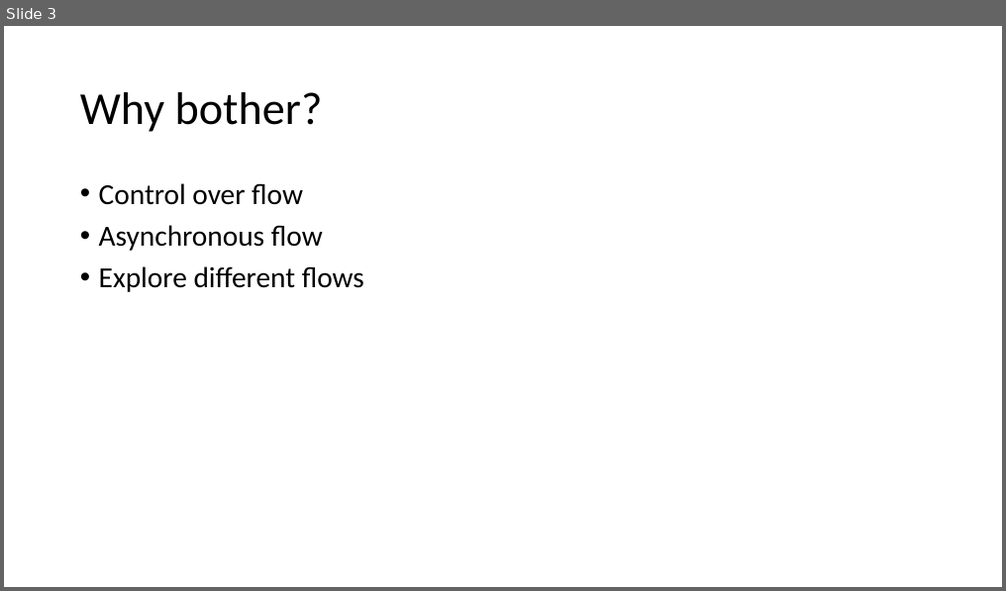
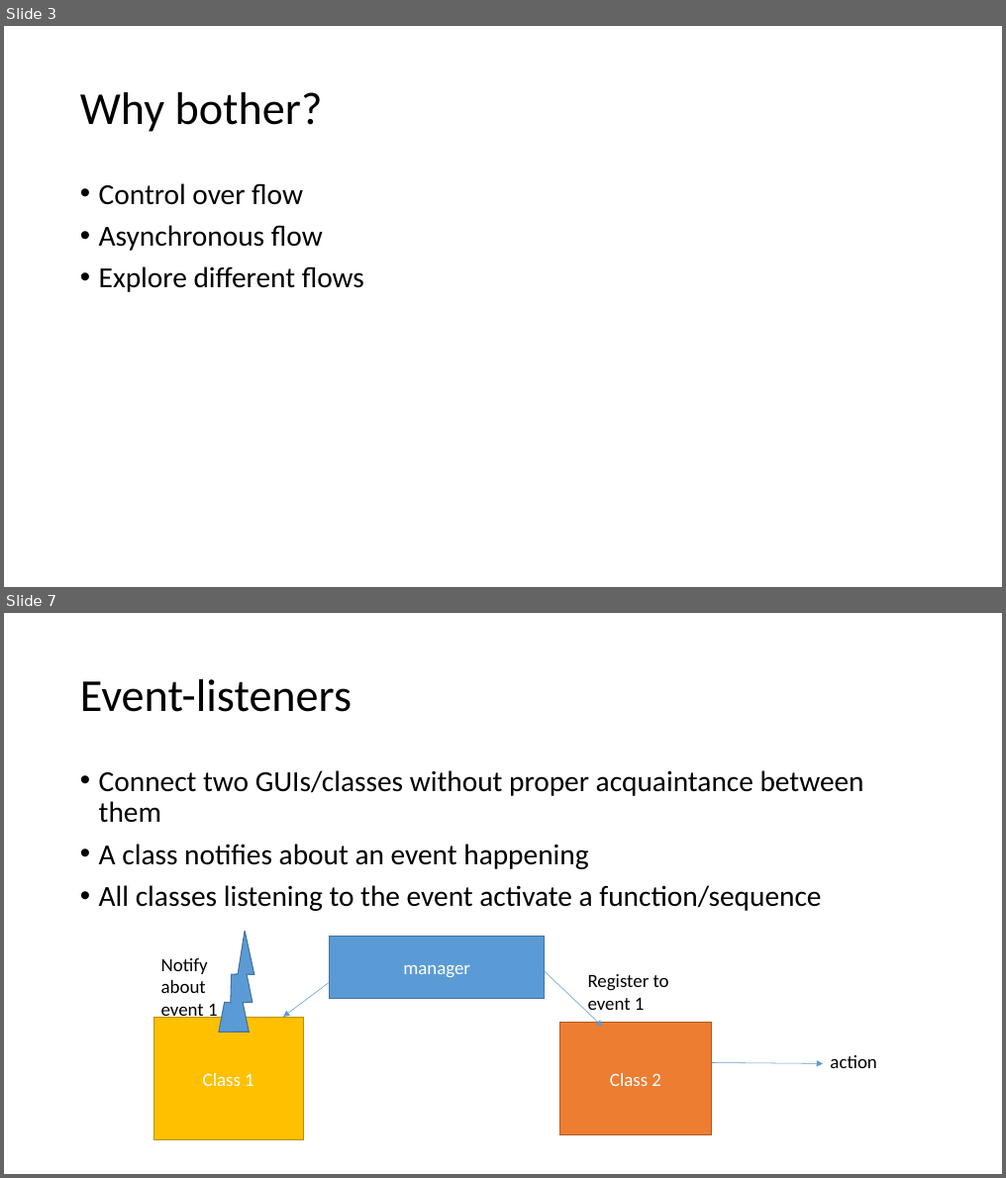
Before and after one commit to zhaENS/Project, a slide deck: Documents/lab Meetings/23-06-15/MatlabGUI.pptx. Shown one above the other, each under a label of ours: slide 3 before the commit, slides 3 and 7 after it; the slides between them are not shown. The pictures are 1006x591 and 1006x1178 pixels, drawn with LibreOffice and Linux fonts; fonts in the diff are those of the drawing. Boxes give left, top, right and bottom in pixels: in the first picture for what was removed or moved away, otherwise in the second. Text is boxed around its words. In the diff, an @@ line names an element or a change of style, - is before the commit and + after.

```diff
--- a/Documents/lab Meetings/23-06-15/MatlabGUI.pptx
+++ b/Documents/lab Meetings/23-06-15/MatlabGUI.pptx
@@ slide 7 added at [4, 613, 1002, 1174], background #FFFFFF @@
@@ title added at [80, 679, 351, 712], 44 pt, text #000000 @@
+Event-listeners
@@ text added at [99, 770, 864, 911], 28 pt, text #000000 @@
+• Connect two GUIs/classes without proper acquaintance between them
+• A class notifies about an event happening
+• All classes listening to the event activate a function/sequence
@@ lightning bolt added at [188, 931, 295, 1047], fill #5B9BD5, outline #43739E 1 pt @@
@@ rectangle added at [330, 936, 545, 998], fill #5B9BD5, outline #43739E 1 pt, 18 pt, text #FFFFFF @@
+manager
@@ text added at [161, 959, 218, 1022], 18 pt, text #000000 @@
+Notify about event 1
@@ arrow added from (330, 982) to (283, 1017), #5B9BD5 0.5 pt @@
@@ arrow added from (545, 971) to (603, 1027), #5B9BD5 0.5 pt @@
@@ text added at [588, 974, 669, 1015], 18 pt, text #000000 @@
+Register to event 1
@@ rectangle added at [153, 1017, 303, 1141], fill #FFC000, outline #BD8E00 1 pt, 18 pt, text #FFFFFF @@
+Class 1
@@ rectangle added at [559, 1023, 712, 1136], fill #ED7D31, outline #AF5C24 1 pt, 18 pt, text #FFFFFF @@
+Class 2
@@ text added at [830, 1056, 876, 1068], 18 pt, text #000000 @@
+action
@@ arrow added from (712, 1062) to (823, 1063), #5B9BD5 0.5 pt @@
```
Also in this commit, not shown: 6 slides changed, 1 other slide added, 1 other file.
